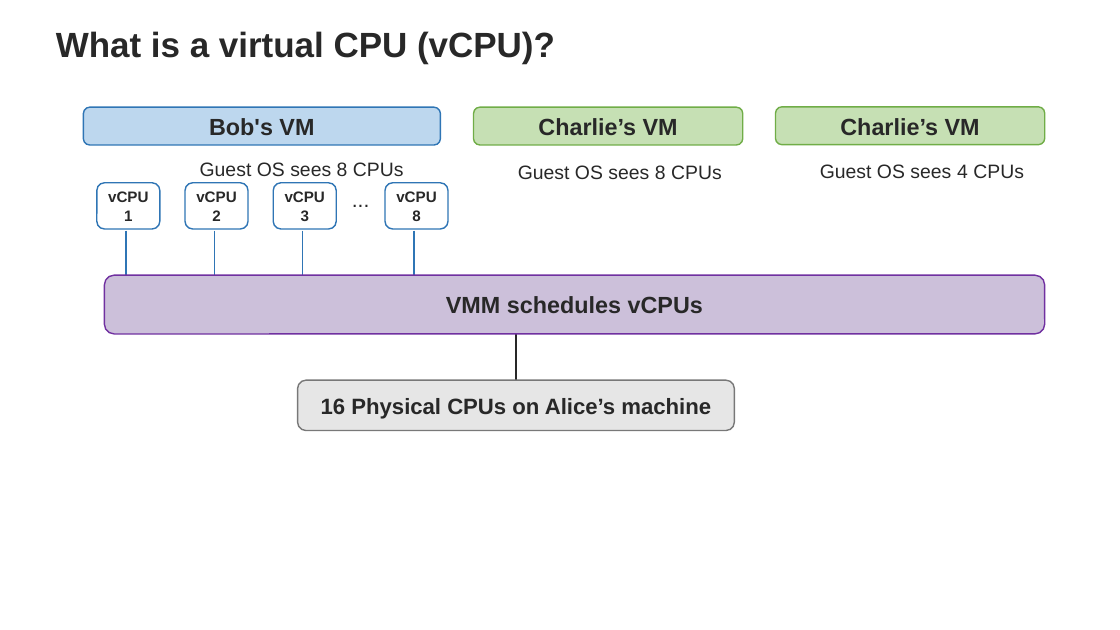
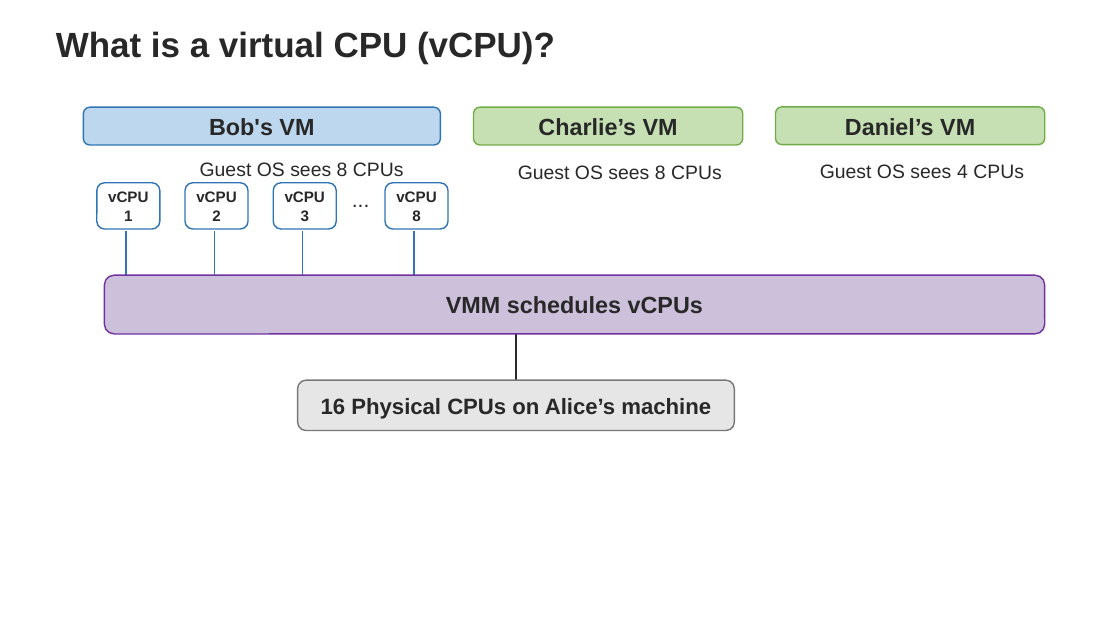
Before and after one commit to zhangzhics/CITS5503_Sem2, a slide deck: slide 7 of Live-lecture-slides/CITS5503Virtualisation_S3_week3.pptx. Drawn at 1120x630 pixels with LibreOffice and Linux fonts; fonts in the diff are those of the drawing. Boxes give left, top, right and bottom in pixels: in the first picture for what was removed or moved away, otherwise in the second. Text is boxed around its words. In the diff, an @@ line names an element or a change of style, - is before the commit and + after.

Commit message:
corrected a typo

```diff
--- a/Live-lecture-slides/CITS5503Virtualisation_S3_week3.pptx
+++ b/Live-lecture-slides/CITS5503Virtualisation_S3_week3.pptx
@@ text in rounded rectangle at [845,118,975,135]: text changed @@
-Charlie’s VM
+Daniel’s VM
```
